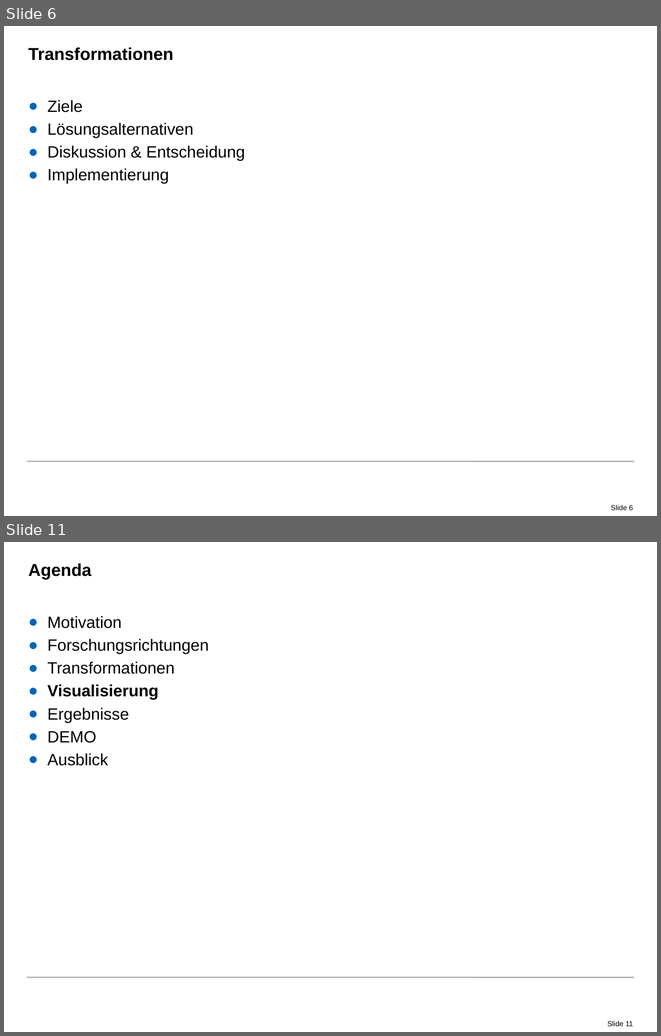
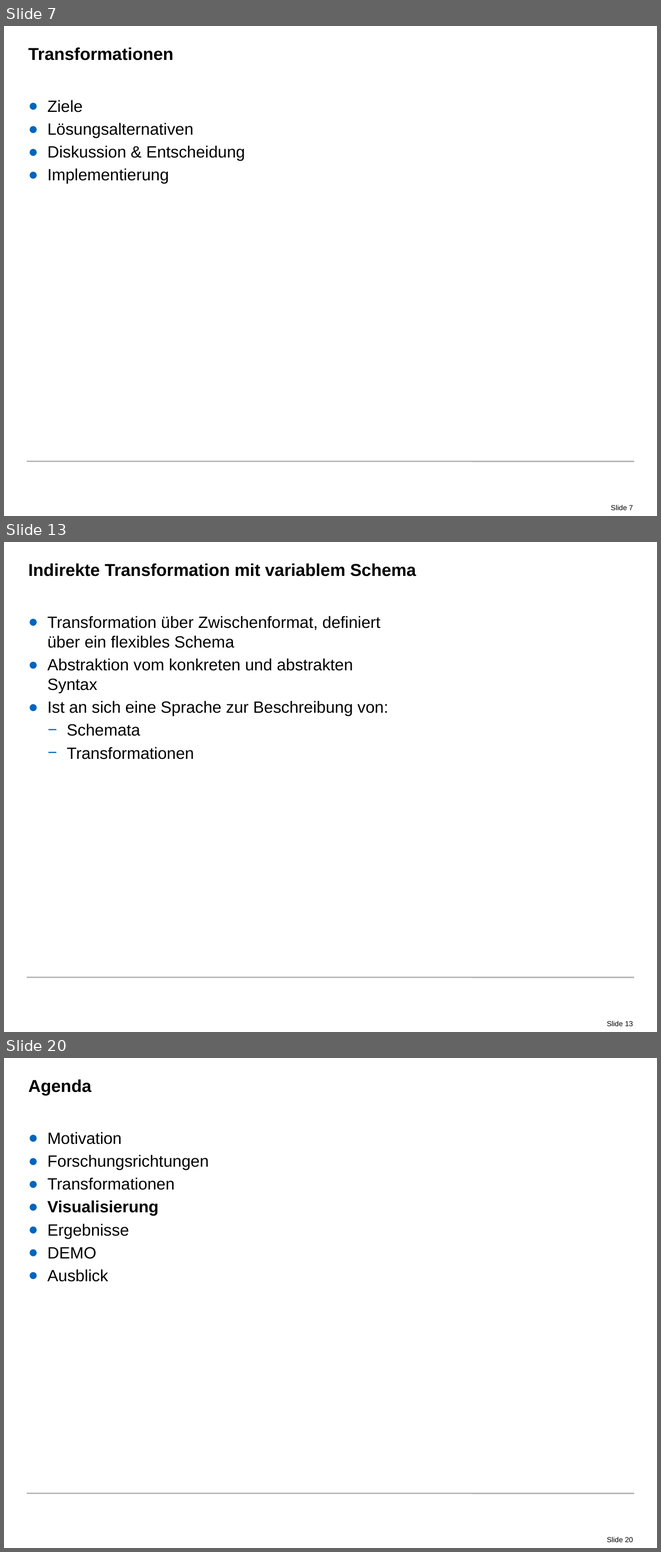
Before and after one commit to radke-tum/idp, a slide deck: pssif/doc/PSSIF.pptx. Shown one above the other, each under a label of ours: slides 6 and 11 before the commit, slides 7, 13 and 20 after it; the slides between them are not shown. The pictures are 661x1036 and 661x1552 pixels, drawn with LibreOffice and Linux fonts; fonts in the diff are those of the drawing; background and template pictures are left out. Boxes give left, top, right and bottom in pixels: in the first picture for what was removed or moved away, otherwise in the second. Text is boxed around its words. In the diff, an @@ line names an element or a change of style, - is before the commit and + after.

Commit message:
Presentation: Some more transformations stuff.

```diff
--- a/pssif/doc/PSSIF.pptx
+++ b/pssif/doc/PSSIF.pptx
@@ slide 13 added at <box>4,542,657,1032</box>, background #FFFFFF; not listed: 2 template elements that a slide beside it also shows @@
@@ title added at <box>28,563,416,576</box>, 19 pt, text #000000, bold @@
+Indirekte Transformation mit variablem Schema
@@ text added at <box>47,616,388,759</box>, 18 pt, text #000000 @@
+● Transformation über Zwischenformat, definiert über ein flexibles Schema
+● Abstraktion vom konkreten und abstrakten Syntax
+● Ist an sich eine Sprache zur Beschreibung von:
+  − Schemata
+  − Transformationen
@@ what was slide 6 is now slide 7 @@
@@ page number at <box>611,505,633,510</box>: text changed @@
-Slide 6
+Slide 7
@@ what was slide 11 is now slide 20 @@
@@ page number at <box>607,1537,633,1542</box>: text changed @@
-Slide 11
+Slide 20
```
Also in this commit, not shown: 2 slides changed, 12 other slides added, 4 slides removed, 7 other files.
